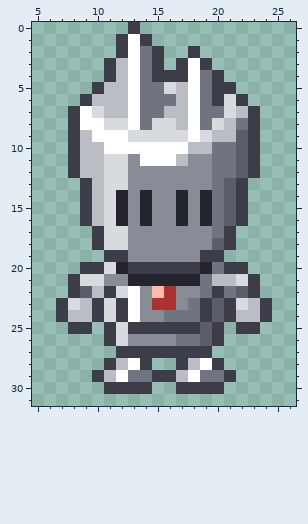
Pixel-art sprite, stored at Assets/Sprites/ArmorGuy.png. That is the earlier state.
The file is 32x32 pixels. Shown: x 5..26, y 0..31.
And afterwards:
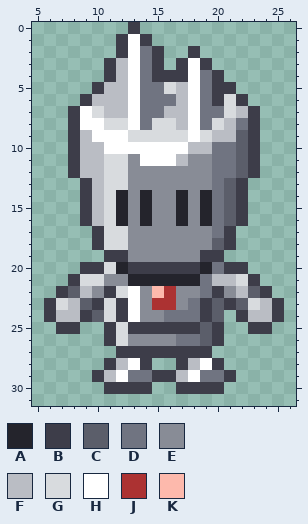
Palette (. is transparent): A #24242c  B #3d3d49  C #5b5e6a  D #707481  E #888c96  F #babdc4  G #d8dbde  H #ffffff  J #ac3232  K #fdb9ac
Edits made:
@@ x 5..26 @@
 21 ...BGGEEAAAAAADFFGB...
-22 ...BCFBGHEKJEEDBDCB...
-23 ..BGFBGBHEJJEDBCBGFB..
-24 ..BFFBGBHEEDDDBCBFFB..
-25 ...BB.BGBBBBBBCB.BB...
+22 ..BCFEBGHEKJEEDBEFCB..
+23 .BGFCBGBHEJJEDBCBCGFB.
+24 .BFFBCGBHEEDDDBC.BFFB.
+25 ..BB..BGBBBBBBCB..BB..
 26 ......BGEEEEDDCB......
